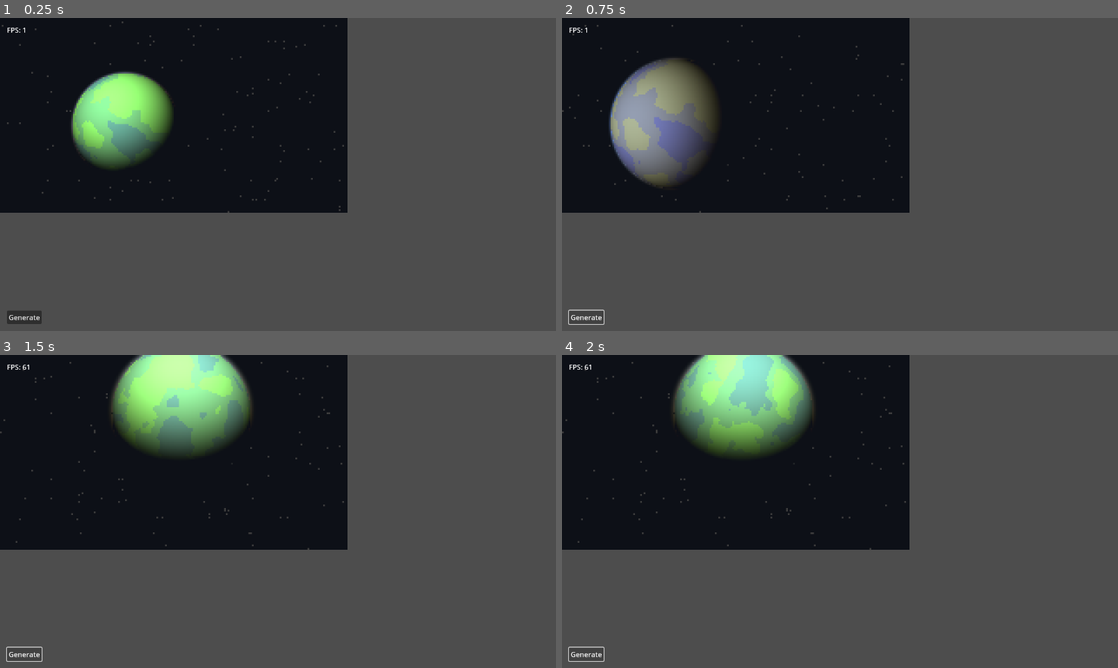
Above: before the commit, frames 1-4 (two rows, left to right).
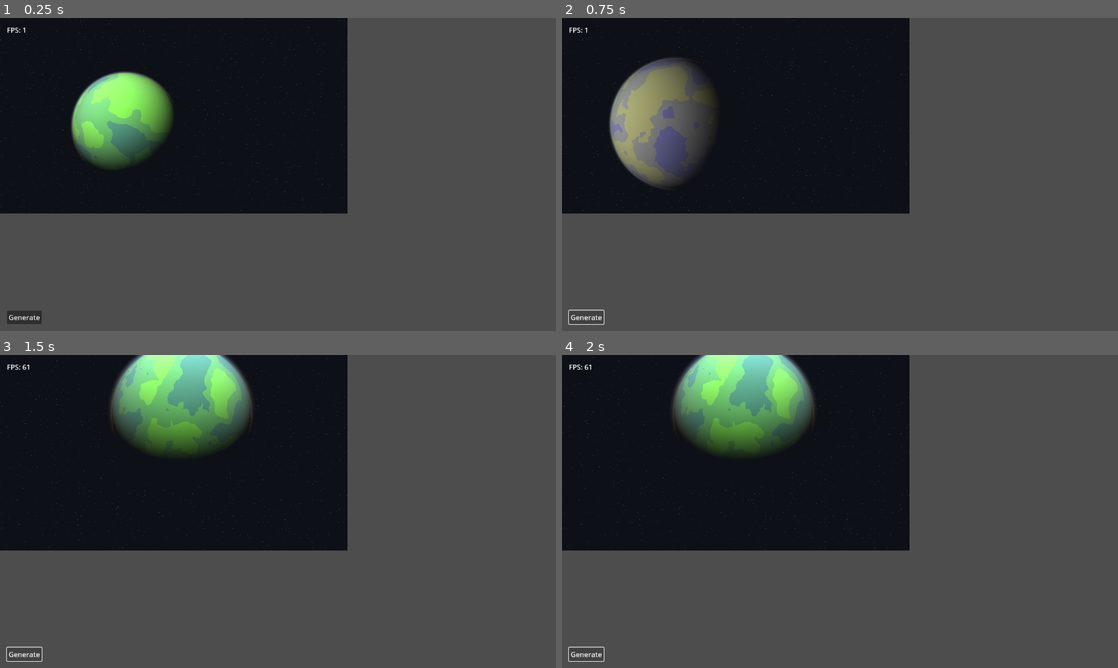
Above: after the commit, the same moments.

Repository: omgthan/planet
Game: Godot game, scene res://main.tscn
Two runs of this game, one before a commit and one after it. Both use one fixed random seed, a clock stepped at 60 frames per second and the inputs below.
Inputs:
- Up to frame 1 (0.25 s): no input
- Up to frame 2 (0.75 s): click "Generate" at 0.5 s
- Up to frame 3 (1.5 s): click "Generate" at 1.25 s
- Up to frame 4 (2 s): no input

The runs differ from the first frame. In frame 1, 1.4% of the frame differs, in the area x 0-63%, y 0-63%; in frame 2, 3.4%; in frame 3, 4.7%; in frame 4, 3.6%.

Commit message:
Add atmo color generation and adjust atmo color application

Diff:
--- a/globals.gd
+++ b/globals.gd
@@ -2,7 +2,8 @@
 
 var planet_render_res : Vector2
 var screen_size : Vector2
+var screen_render_res_factor : int = 1
 
 func _ready() -> void:
 	screen_size = get_viewport().size
-	planet_render_res = screen_size / 4.0
+	planet_render_res = screen_size / screen_render_res_factor
--- a/main.gd
+++ b/main.gd
@@ -87,15 +87,15 @@
 		planet_color_main.b * 1.2,
 	)
 
+	higher_atmo_color = Vector3(
+		randf_range(0.5, 1.0),
+		randf_range(0.5, 1.0),
+		randf_range(0.5, 1.0)
+	)
 	lower_atmo_color = Vector3(
-		randf_range(0.7, 0.9),
-		randf_range(0.5, 0.6),
-		randf_range(0.3, 0.5)
-	)
-	higher_atmo_color = Vector3(
-		randf_range(0.4, 0.6),
-		randf_range(0.5, 0.7),
-		randf_range(0.7, 1.0)
+		1.0 - higher_atmo_color.x + 0.5,
+		1.0 - higher_atmo_color.y + 0.5,
+		1.0 - higher_atmo_color.z + 0.5,
 	)
 
 func _draw() -> void:
--- a/main.tscn
+++ b/main.tscn
@@ -1,6 +1,7 @@
-[gd_scene load_steps=11 format=3 uid="uid://qwp2wiwcai3b"]
+[gd_scene load_steps=12 format=3 uid="uid://qwp2wiwcai3b"]
 
 [ext_resource type="Shader" path="res://planet.gdshader" id="1_5ropd"]
+[ext_resource type="Script" path="res://planet_viewport_container.gd" id="1_sc75b"]
 [ext_resource type="Script" path="res://main.gd" id="3_8sc0u"]
 [ext_resource type="Shader" path="res://starbackground.gdshader" id="3_dgoqo"]
 [ext_resource type="Script" path="res://starbackground.gd" id="3_espjc"]
@@ -42,44 +43,32 @@
 
 [node name="Node2D" type="Node2D"]
 
-[node name="SubViewportContainer" type="SubViewportContainer" parent="."]
+[node name="PlanetViewportContainer" type="SubViewportContainer" parent="."]
 offset_right = 1280.0
 offset_bottom = 720.0
 stretch = true
-stretch_shrink = 4
+script = ExtResource("1_sc75b")
 
-[node name="SubViewport" type="SubViewport" parent="SubViewportContainer"]
-unique_name_in_owner = true
+[node name="SubViewport" type="SubViewport" parent="PlanetViewportContainer"]
 handle_input_locally = false
-size = Vector2i(320, 180)
+size = Vector2i(1280, 720)
 size_2d_override = Vector2i(320, 180)
 render_target_update_mode = 4
 
-[node name="Camera2D" type="Camera2D" parent="SubViewportContainer/SubViewport"]
+[node name="Camera2D" type="Camera2D" parent="PlanetViewportContainer/SubViewport"]
 anchor_mode = 0
 
-[node name="Background" type="Node2D" parent="SubViewportContainer/SubViewport"]
+[node name="Background" type="Node2D" parent="PlanetViewportContainer/SubViewport"]
 material = SubResource("ShaderMaterial_lyv1y")
 script = ExtResource("3_espjc")
 star_noise_texture = SubResource("NoiseTexture2D_6uqgi")
 
-[node name="Planet" type="Node2D" parent="SubViewportContainer/SubViewport"]
+[node name="Planet" type="Node2D" parent="PlanetViewportContainer/SubViewport"]
 material = SubResource("ShaderMaterial_gynki")
 script = ExtResource("3_8sc0u")
 noise_texture = SubResource("NoiseTexture3D_43sej")
 
 [node name="CanvasLayer" type="CanvasLayer" parent="."]
-
-[node name="Button" type="Button" parent="CanvasLayer"]
-anchors_preset = 2
-anchor_top = 1.0
-anchor_bottom = 1.0
-offset_left = 16.0
-offset_top = -47.0
-offset_right = 96.0
-offset_bottom = -16.0
-grow_vertical = 0
-text = "Generate"
 
 [node name="FPS" type="Label" parent="CanvasLayer"]
 unique_name_in_owner = true
@@ -89,5 +78,13 @@
 offset_bottom = 39.0
 text = "FPS: "
 
-[connection signal="button_up" from="CanvasLayer/Button" to="SubViewportContainer/SubViewport/Background" method="refresh_noise"]
-[connection signal="button_up" from="CanvasLayer/Button" to="SubViewportContainer/SubViewport/Planet" method="gen_planet"]
+[node name="Button" type="Button" parent="CanvasLayer"]
+offset_left = 16.0
+offset_top = 673.0
+offset_right = 96.0
+offset_bottom = 704.0
+grow_vertical = 0
+text = "Generate"
+
+[connection signal="button_up" from="CanvasLayer/Button" to="PlanetViewportContainer/SubViewport/Background" method="refresh_noise"]
+[connection signal="button_up" from="CanvasLayer/Button" to="PlanetViewportContainer/SubViewport/Planet" method="gen_planet"]
--- a/planet.gdshader
+++ b/planet.gdshader
@@ -97,21 +97,21 @@
 	if (sqrt(dot(depth,depth)) > 0.999) {
 		COLOR = vec4(
 			// choose the max between background space color and the actual color
-			max(vec3(0.05, 0.065, 0.09), color_light.rgb * diffuse + (atmo_diffuse * (atmo_thickness - 1.0) / 0.2) * 0.75),
+			max(vec3(0.05, 0.065, 0.09), color_light.rgb * diffuse + (((atmo_thickness - 1.0) / 0.2) * atmo_diffuse * pow(circle_distance, 3.0))),
 			float(circle_distance < 1.0)
 		);
 	}
 	else if (sqrt(dot(depth,depth)) < 0.7){
 		COLOR = vec4(
 			// choose the max between background space color and the actual color
-			max(vec3(0.05, 0.065, 0.09), color_dark.rgb * diffuse + (atmo_diffuse * (atmo_thickness - 1.0) / 0.2) * 0.75),
+			max(vec3(0.05, 0.065, 0.09), color_dark.rgb * diffuse + (((atmo_thickness - 1.0) / 0.2) * atmo_diffuse * pow(circle_distance, 3.0))),
 			float(circle_distance < 1.0)
 		);
 	}
 	else {
 		COLOR = vec4(
 			// choose the max between background space color and the actual color
-			max(vec3(0.05, 0.065, 0.09), color_main.rgb * diffuse + (atmo_diffuse * (atmo_thickness - 1.0) / 0.2) * 0.75),
+			max(vec3(0.05, 0.065, 0.09), color_main.rgb * diffuse + (((atmo_thickness - 1.0) / 0.2) * atmo_diffuse * pow(circle_distance, 3.0))),
 			float(circle_distance < 1.0)
 		);
 	}
--- /dev/null
+++ b/planet_viewport_container.gd
@@ -0,0 +1,6 @@
+extends SubViewportContainer
+
+
+# Called when the node enters the scene tree for the first time.
+func _ready() -> void:
+	stretch_shrink = Globals.screen_render_res_factor
